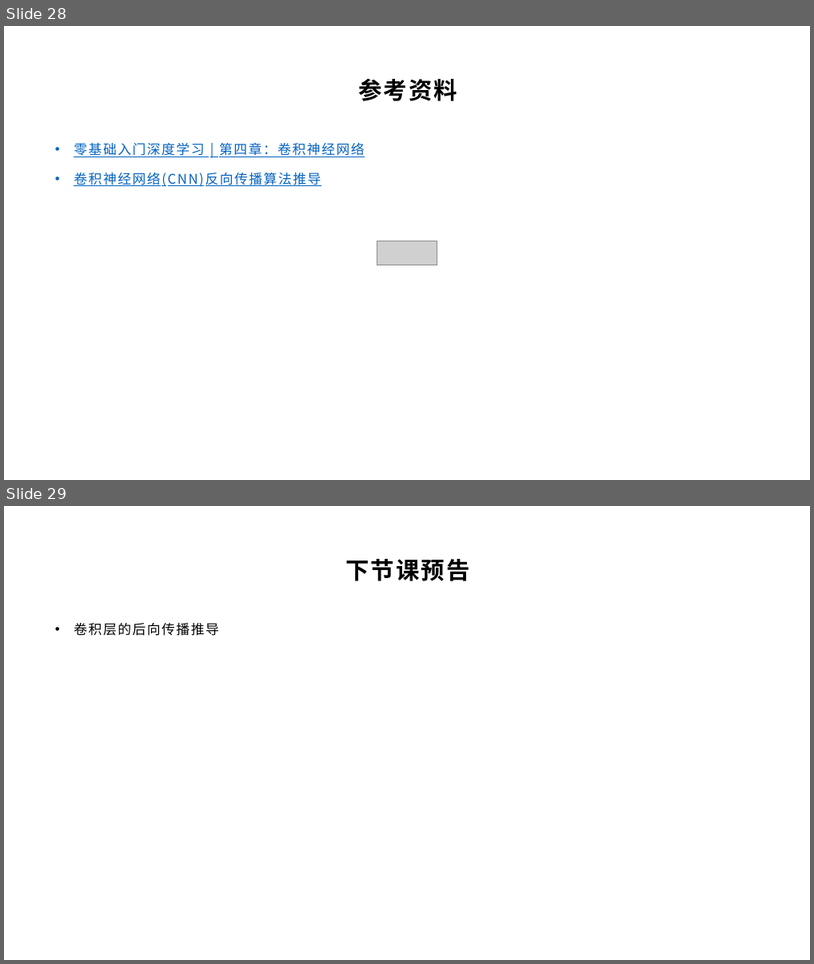
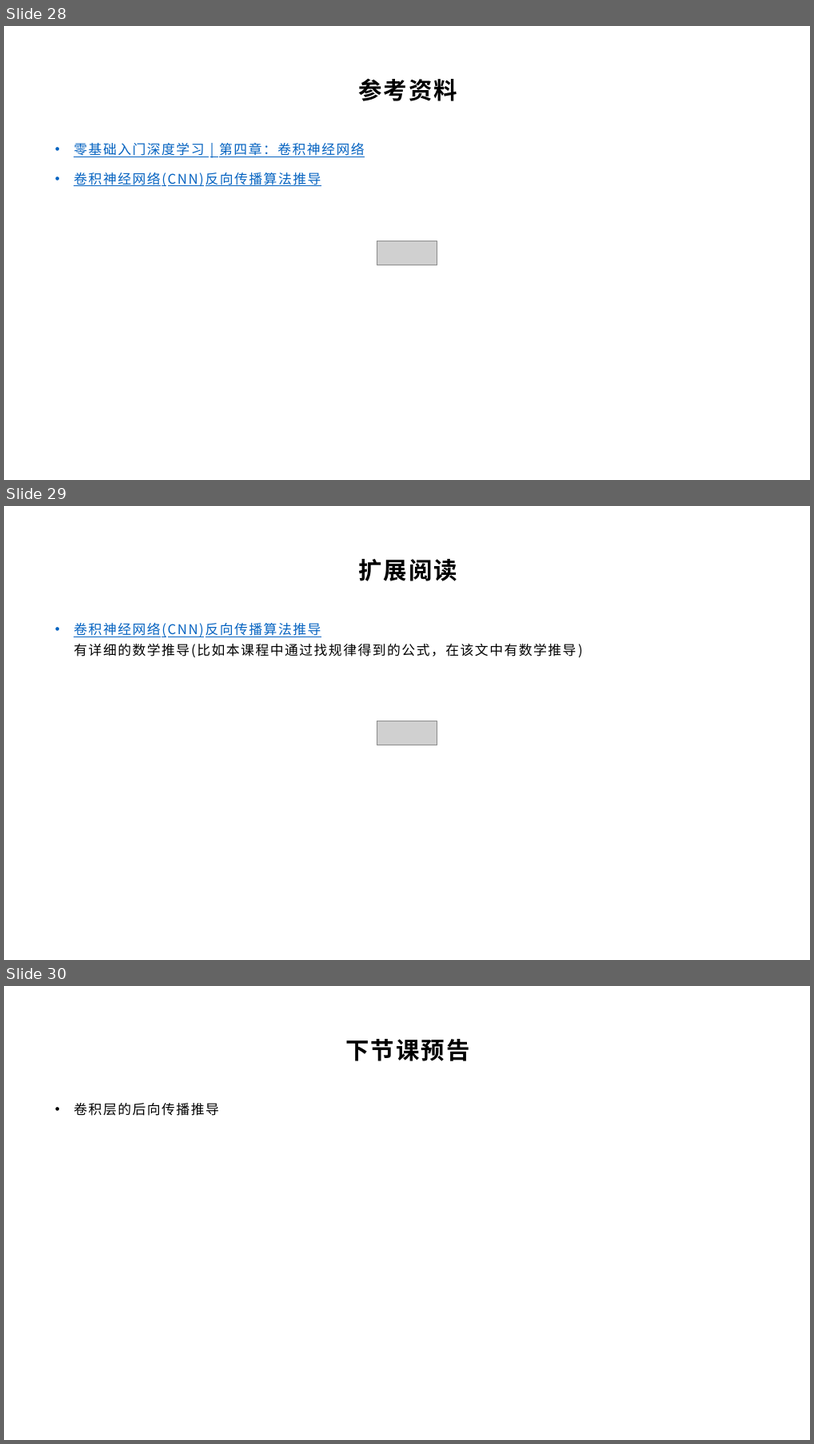
Before and after one commit to yyc-git/DeepLearningEdu, a slide deck: lessons/10_conv_layer_backward/ppt/卷积层的后向传播推导.pptx. Shown one above the other, each under a label of ours: slides 28 and 29 before the commit, slides 28, 29 and 30 after it. The pictures are 814x964 and 814x1444 pixels, drawn with LibreOffice and Linux fonts; fonts in the diff are those of the drawing; grey boxes stand for pictures; background and template pictures are left out. Boxes give left, top, right and bottom in pixels: in the first picture for what was removed or moved away, otherwise in the second. Text is boxed around its words. In the diff, an @@ line names an element or a change of style, - is before the commit and + after.

```diff
--- a/lessons/10_conv_layer_backward/ppt/卷积层的后向传播推导.pptx
+++ b/lessons/10_conv_layer_backward/ppt/卷积层的后向传播推导.pptx
@@ slide 29 added at (x1=4, y1=506, x2=810, y2=960), background picture (left out) @@
@@ title added at (x1=358, y1=559, x2=458, y2=581), 28 pt, text #000000, bold @@
+扩展阅读
@@ text added at (x1=74, y1=622, x2=576, y2=657), 16 pt, text #000000 @@
+• 卷积神经网络(CNN)反向传播算法推导
+  有详细的数学推导(比如本课程中通过找规律得到的公式，在该文中有数学推导)
@@ picture added at (x1=378, y1=720, x2=438, y2=745) @@
@@ what was slide 29 is now slide 30 @@
```
Also in this commit, not shown: 9 slides changed, 1 other file.
